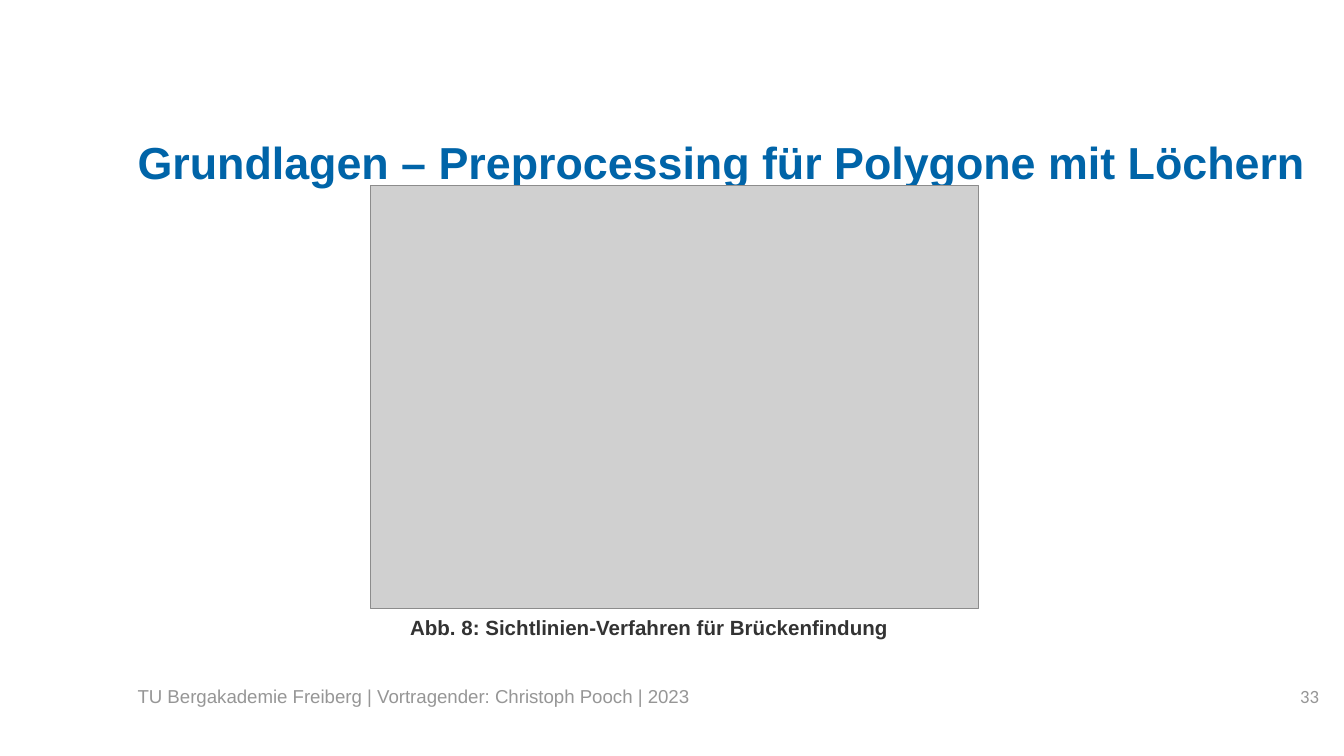
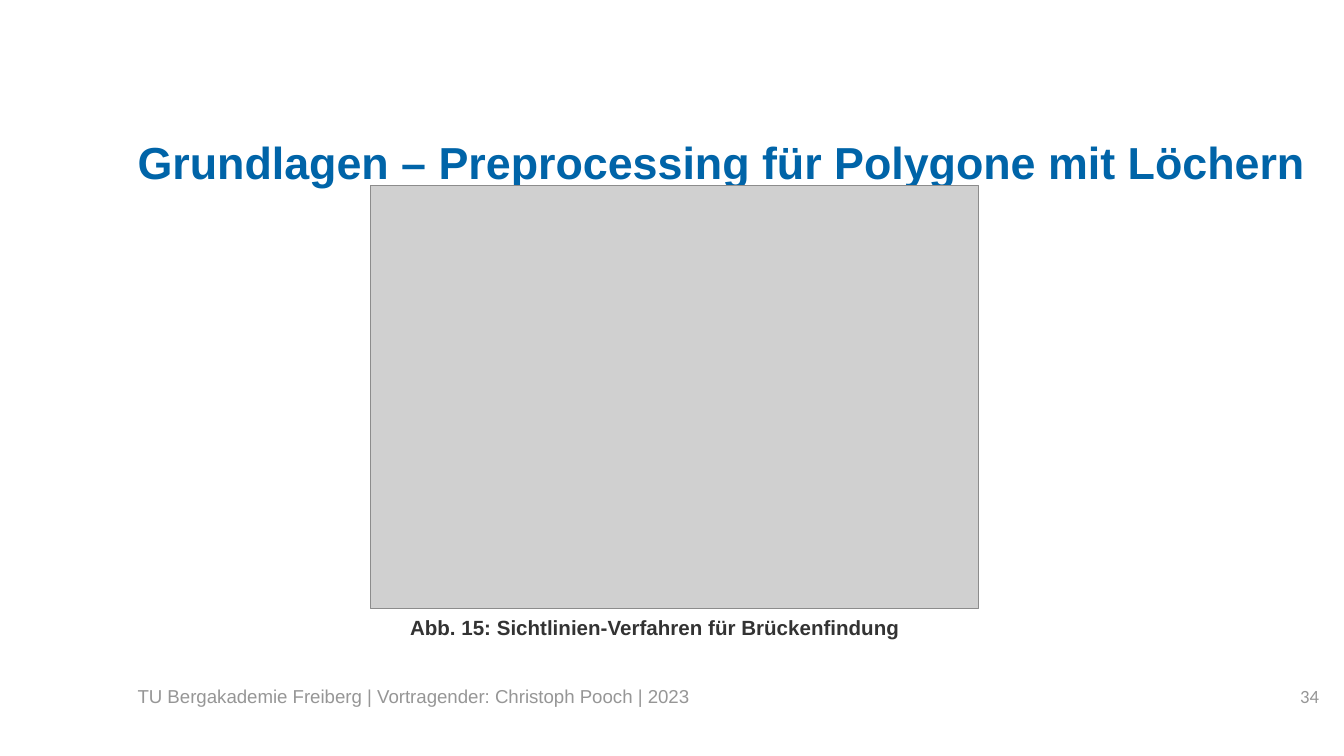
Before and after one commit to LordofUndeads/Bachelorarbeit, a slide deck: slide 34 of Verteidigung/BA_Verteidigung.odp (slide 33 before the commit). Drawn at 1344x756 pixels with LibreOffice and Linux fonts; fonts in the diff are those of the drawing; grey boxes stand for pictures; background and template pictures are left out. Boxes give left, top, right and bottom in pixels: in the first picture for what was removed or moved away, otherwise in the second. Text is boxed around its words. In the diff, an @@ line names an element or a change of style, - is before the commit and + after.

```diff
--- a/Verteidigung/BA_Verteidigung.odp
+++ b/Verteidigung/BA_Verteidigung.odp
@@ text at [410, 620, 899, 640]: text changed @@
-Abb. 8: Sichtlinien-Verfahren für Brückenfindung
+Abb. 15: Sichtlinien-Verfahren für Brückenfindung
@@ page number at [1300, 691, 1319, 703]: text changed @@
-33
+34
```
Also in this commit, not shown: 30 other slides changed, 22 slides added, 3 other files.
